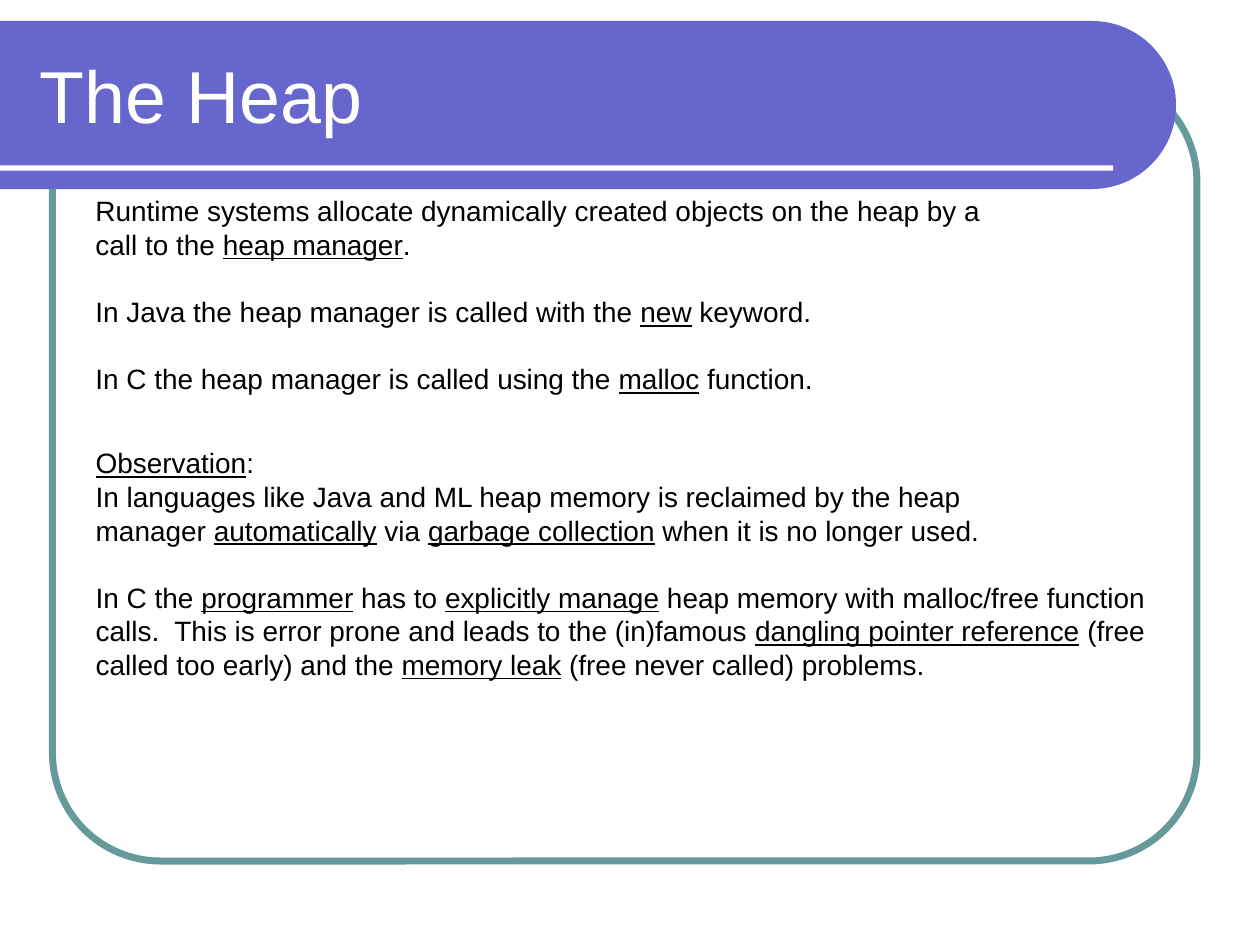
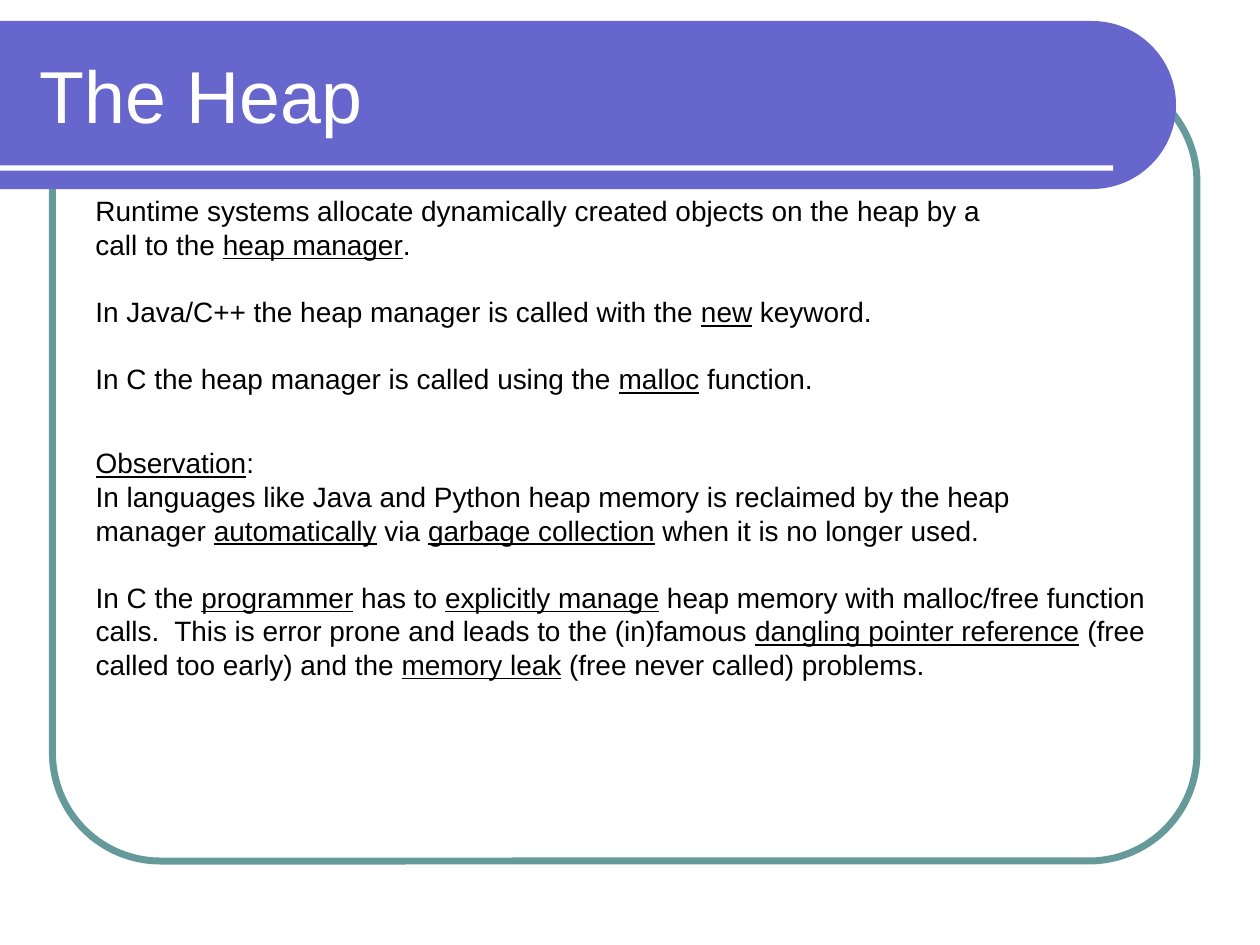
Before and after one commit to lutzhamel/CSC301, a slide deck: slide 3 of notes/csc301-ln017.ppt. Drawn at 1260x945 pixels with LibreOffice and Linux fonts; fonts in the diff are those of the drawing. Boxes give left, top, right and bottom in pixels: in the first picture for what was removed or moved away, otherwise in the second. Text is boxed around its words. In the diff, an @@ line names an element or a change of style, - is before the commit and + after.

```diff
--- a/notes/csc301-ln017.ppt
+++ b/notes/csc301-ln017.ppt
@@ text at <box>95,301,872,327</box>: text changed @@
-In Java the heap manager is called with the new keyword.
+In Java/C++ the heap manager is called with the new keyword.
@@ text at <box>96,486,1009,512</box>: text changed @@
-In languages like Java and ML heap memory is reclaimed by the heap
+In languages like Java and Python heap memory is reclaimed by the heap
```
Also in this commit, not shown: 2 other files.
